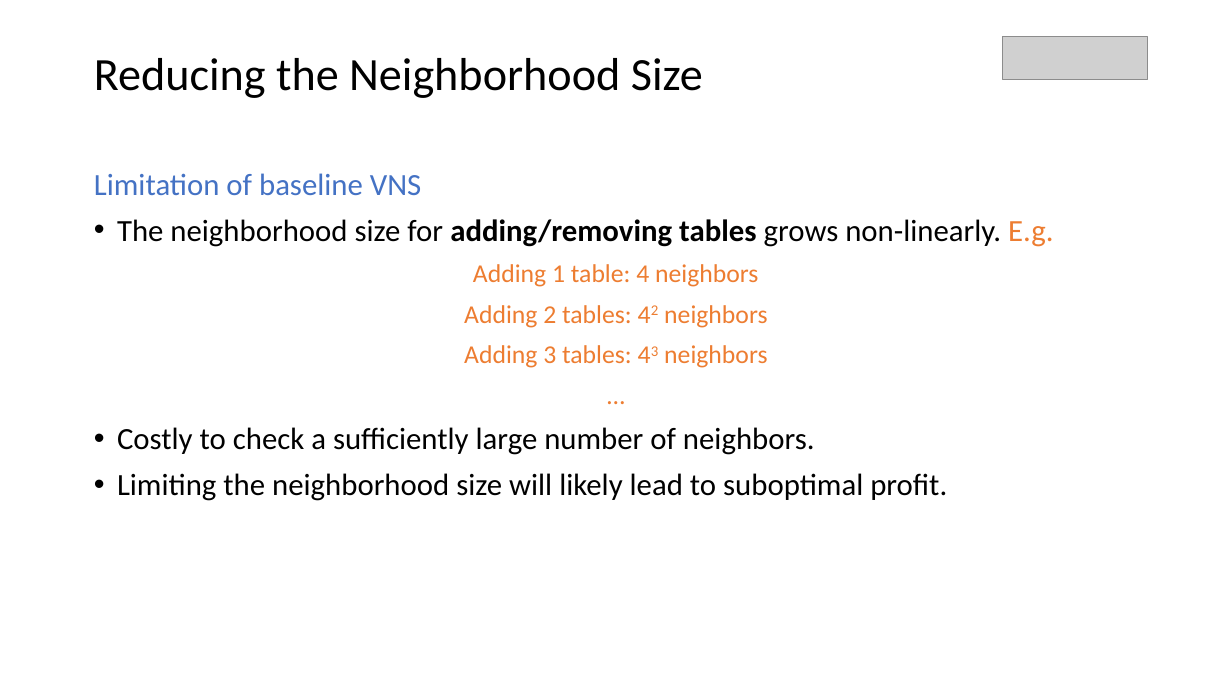
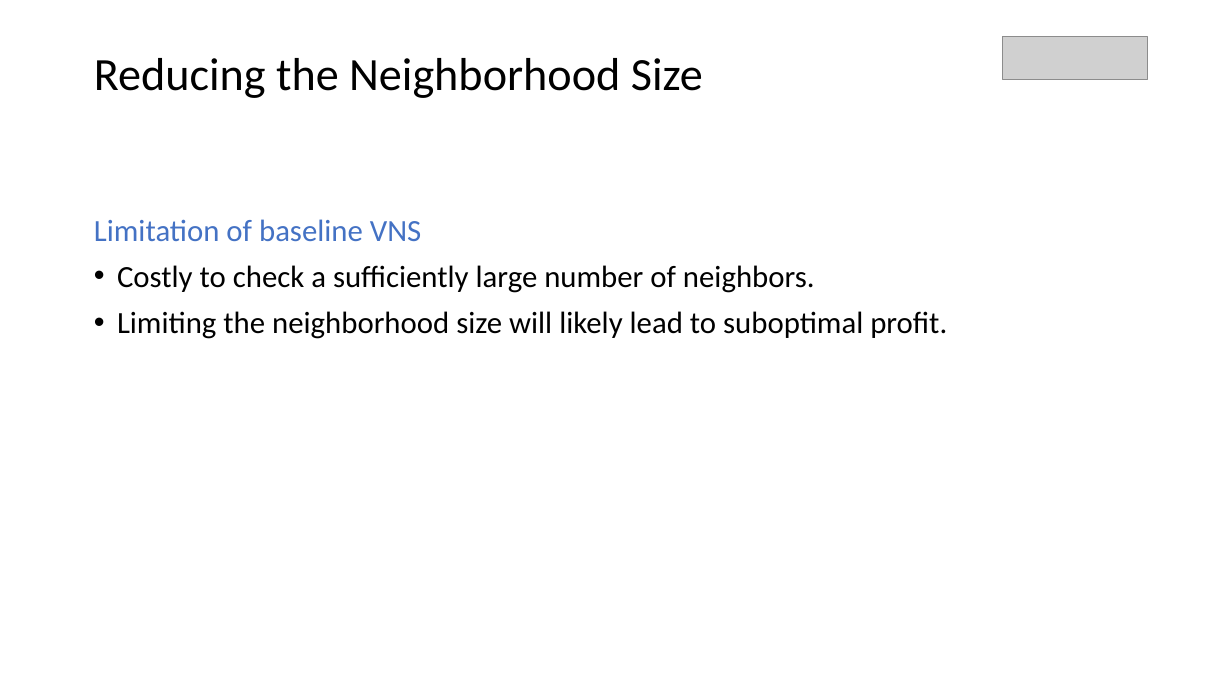
Before and after one commit to parkjan4/OptSim, a slide deck: slide 20 of Presentation.pptx. Drawn at 1232x693 pixels with LibreOffice and Linux fonts; fonts in the diff are those of the drawing; grey boxes stand for pictures. Boxes give left, top, right and bottom in pixels: in the first picture for what was removed or moved away, otherwise in the second. Text is boxed around its words. In the diff, an @@ line names an element or a change of style, - is before the commit and + after.

```diff
--- a/Presentation.pptx
+++ b/Presentation.pptx
@@ text at box(117, 219, 1053, 368): paragraphs removed @@
-• The neighborhood size for adding/removing tables grows non-linearly. E.g.
-Adding 1 table: 4 neighbors
-Adding 2 tables: 42 neighbors
-Adding 3 tables: 43 neighbors
-…
```
Also in this commit, not shown: 1 other file.
